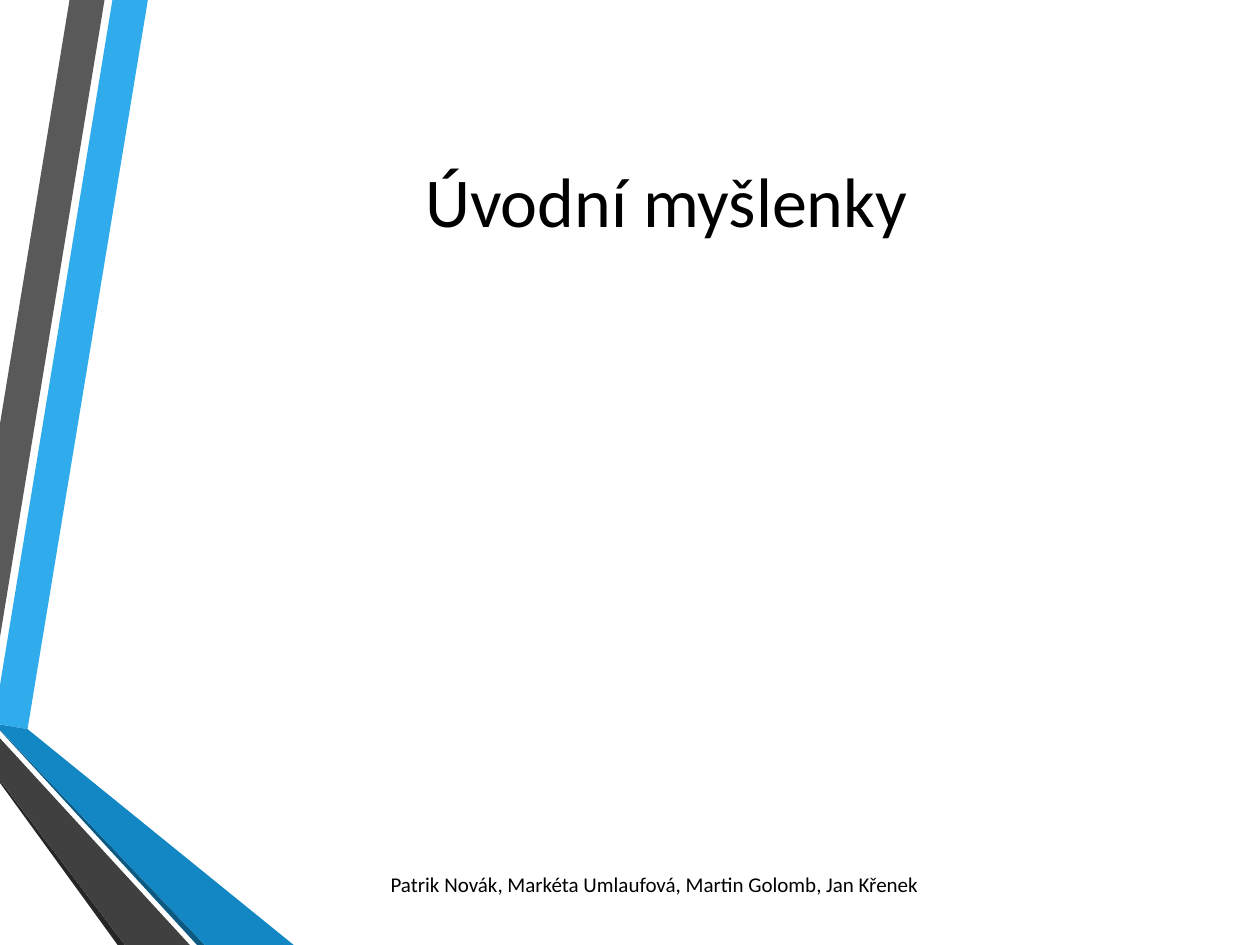
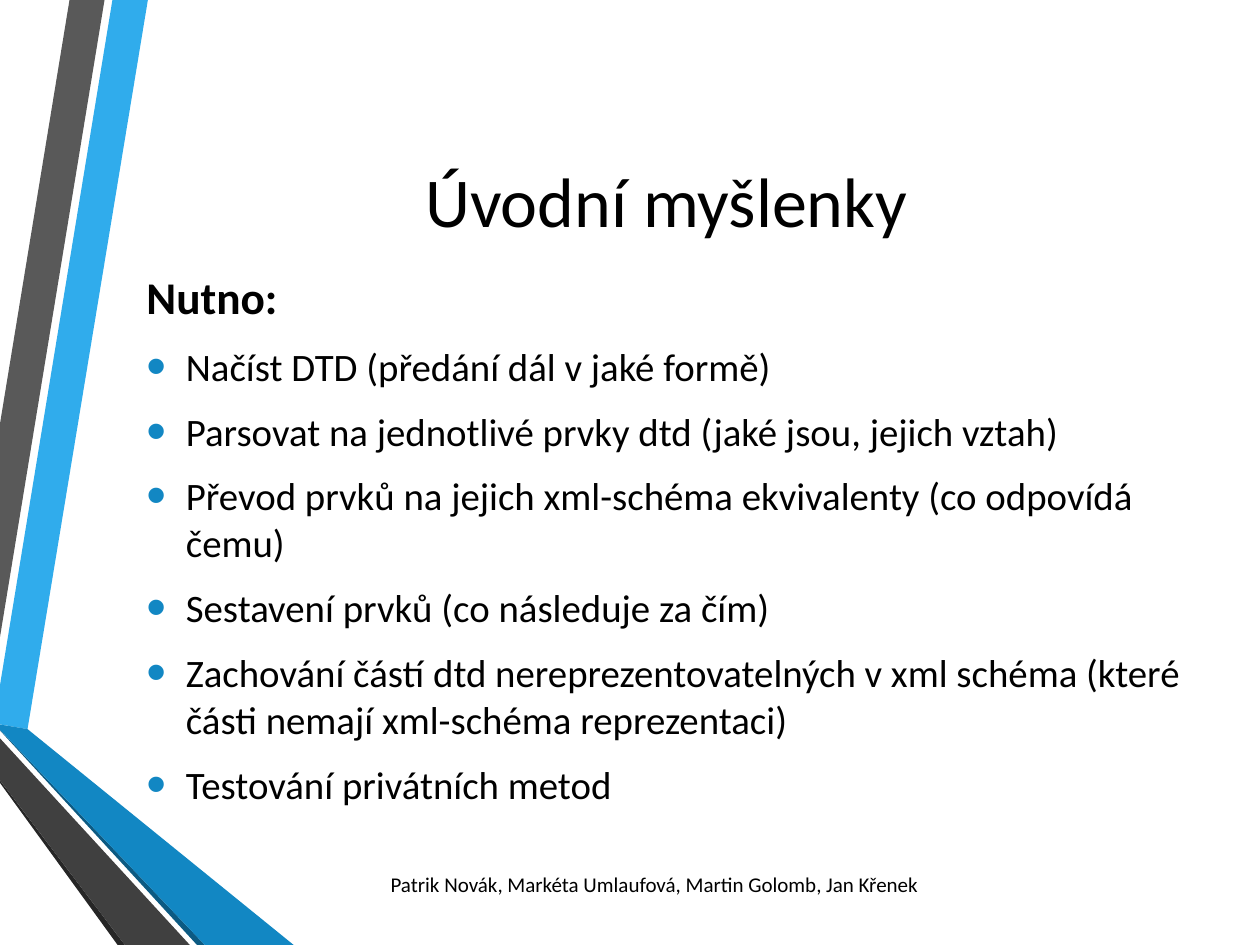
Before and after one commit to mmarky27/pb138_projekt, a slide deck: slide 4 of prezentace.pptx. Drawn at 1260x945 pixels with LibreOffice and Linux fonts; fonts in the diff are those of the drawing; background and template pictures are left out. Boxes give left, top, right and bottom in pixels: in the first picture for what was removed or moved away, otherwise in the second. Text is boxed around its words. In the diff, an @@ line names an element or a change of style, - is before the commit and + after.

```diff
--- a/prezentace.pptx
+++ b/prezentace.pptx
@@ text added at (186,352,1179,806), 22.2 pt, text #000000 @@
+Nutno:
+• Načíst DTD (předání dál v jaké formě)
+• Parsovat na jednotlivé prvky dtd (jaké jsou, jejich vztah)
+• Převod prvků na jejich xml-schéma ekvivalenty (co odpovídá čemu)
+• Sestavení prvků (co následuje za čím)
+• Zachování částí dtd nereprezentovatelných v xml schéma (které části nemají xml-schéma reprezentaci)
+• Testování privátních metod
```
Also in this commit, not shown: 4 other slides changed.
